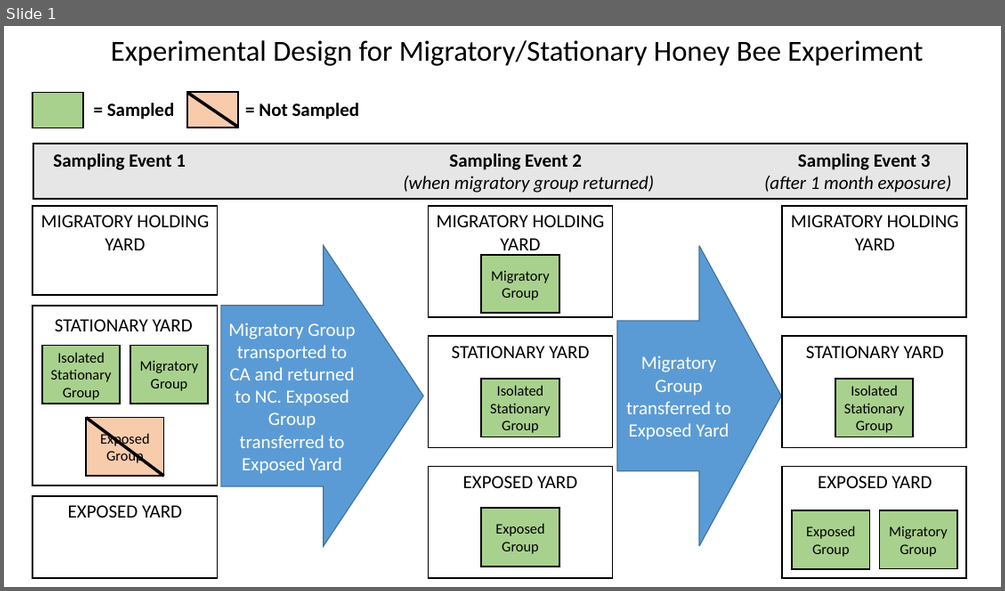
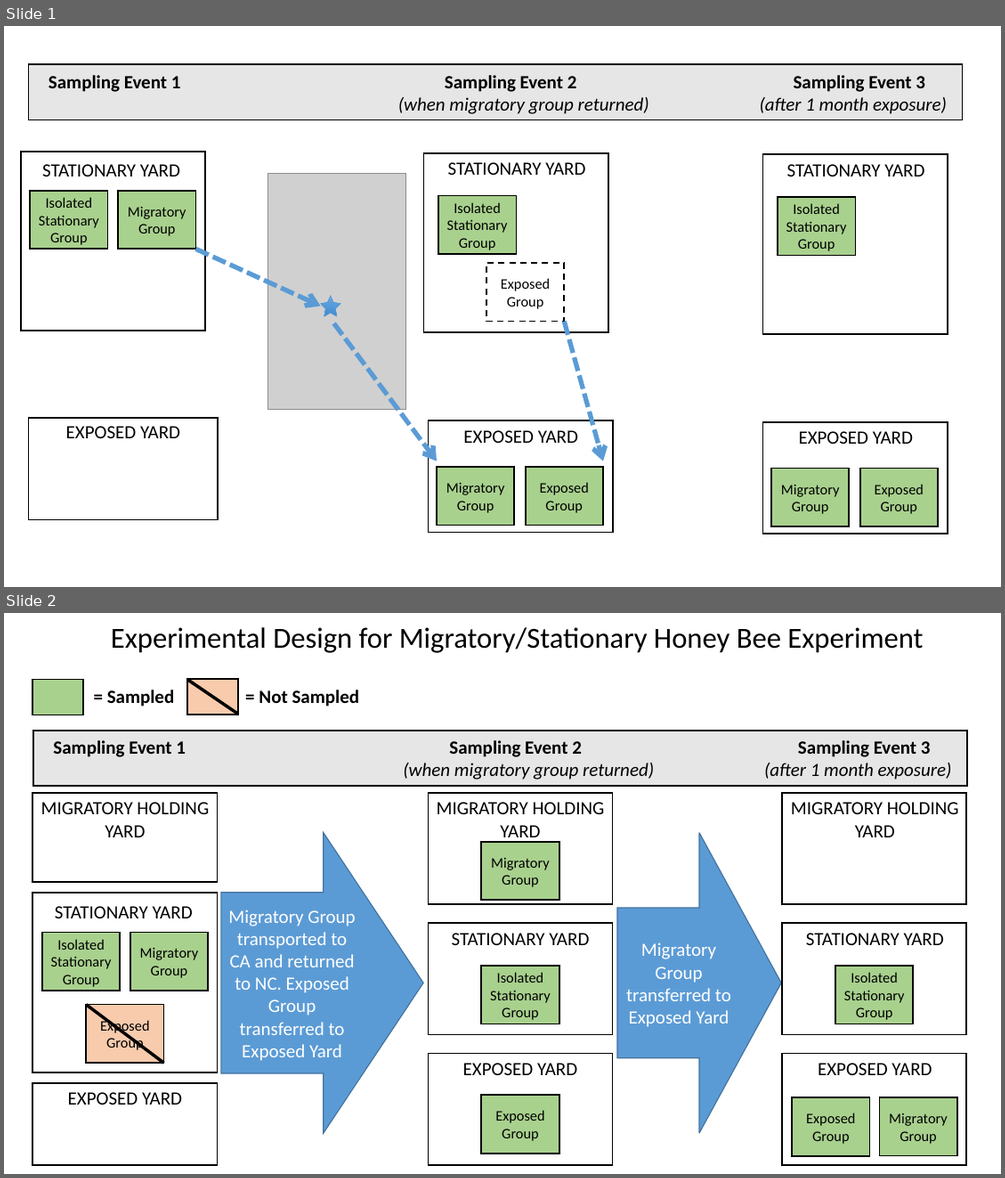
Before and after one commit to samanthaannalger/AlgerProjects, a slide deck: MigratoryStationary/DesignSchematic/Mig:Sta_Experiment_Schem .pptx. Shown one above the other, each under a label of ours: slide 1 before the commit, slides 1 and 2 after it. The pictures are 1005x591 and 1005x1178 pixels, drawn with LibreOffice and Linux fonts; fonts in the diff are those of the drawing; grey boxes stand for pictures. Boxes give left, top, right and bottom in pixels: in the first picture for what was removed or moved away, otherwise in the second. Text is boxed around its words. In the diff, an @@ line names an element or a change of style, - is before the commit and + after.

```diff
--- a/MigratoryStationary/DesignSchematic/Mig:Sta_Experiment_Schem .pptx
+++ b/MigratoryStationary/DesignSchematic/Mig:Sta_Experiment_Schem .pptx
@@ slide 1 added at (4,26,1001,587), background #FFFFFF @@
@@ rectangle added at (29,64,963,119), fill #E7E6E6, outline #000000 1.5 pt, 18 pt, text #000000, italic @@
+Sampling Event 1 Sampling Event 2 Sampling Event 3
+(when migratory group returned) (after 1 month exposure)
@@ rectangle added at (423,153,608,332), fill #FFFFFF, outline #000000 1.5 pt @@
@@ rectangle added at (763,155,947,334), fill #FFFFFF, outline #000000 1.5 pt @@
@@ picture added at (268,173,406,409) @@
@@ text added at (448,162,585,175), 18 pt, text #000000 @@
+STATIONARY YARD
@@ text added at (787,164,924,176), 18 pt, text #000000 @@
+STATIONARY YARD
@@ group added at (20,151,205,330): 3 rectangles, 1 text @@
+STATIONARY YARD
+Isolated
+Stationary
+Group
+Migratory Group
@@ rectangle added at (438,196,517,254), fill #A9D18E, outline #000000 1.5 pt, 14 pt, text #000000 @@
+Isolated
+Stationary
+Group
@@ rectangle added at (777,197,855,256), fill #A9D18E, outline #000000 1.5 pt, 14 pt, text #000000 @@
+Isolated
+Stationary
+Group
@@ arrow added from (196, 248) to (320, 305), #5B9BD5 4.5 pt dashed @@
@@ rectangle added at (486,263,564,321), outline #000000 1.5 pt dashed, 14 pt, text #000000 @@
+Exposed
+Group
@@ star added at (320,295,340,316), fill gradient #71A6DB to #559BDB to #448ACA, outline #5B9BD5 0.5 pt @@
@@ arrow added from (334, 323) to (437, 461), #5B9BD5 4.5 pt dashed @@
@@ arrow added from (564, 321) to (603, 461), #5B9BD5 4.5 pt dashed @@
@@ rectangle added at (29,418,218,520), fill #FFFFFF, outline #000000 1.5 pt @@
@@ text added at (66,426,180,438), 18 pt, text #000000 @@
+EXPOSED YARD
@@ group added at (428,421,613,532): 3 rectangles, 1 text @@
+EXPOSED YARD
+Exposed
+Group
+Migratory
+Group
@@ group added at (763,422,947,534): 3 rectangles, 1 text @@
+EXPOSED YARD
+Exposed
+Group
+Migratory
+Group
@@ what was slide 1 is now slide 2 @@
```
Also in this commit, not shown: 12 other files.
